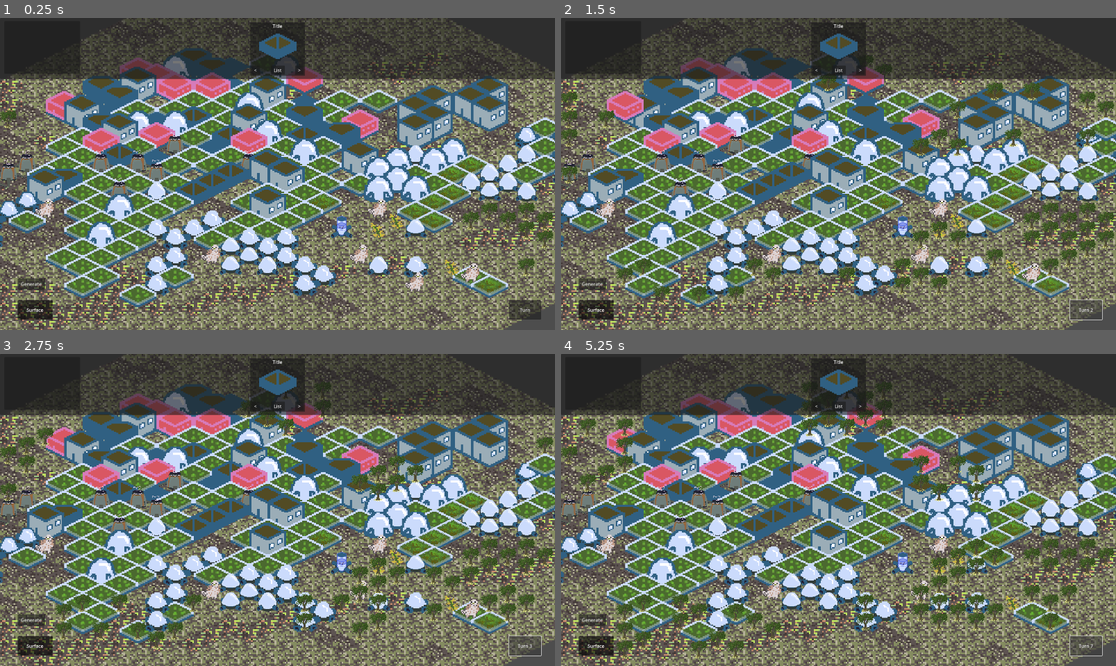
Above: before the commit, frames 1-4 (two rows, left to right).
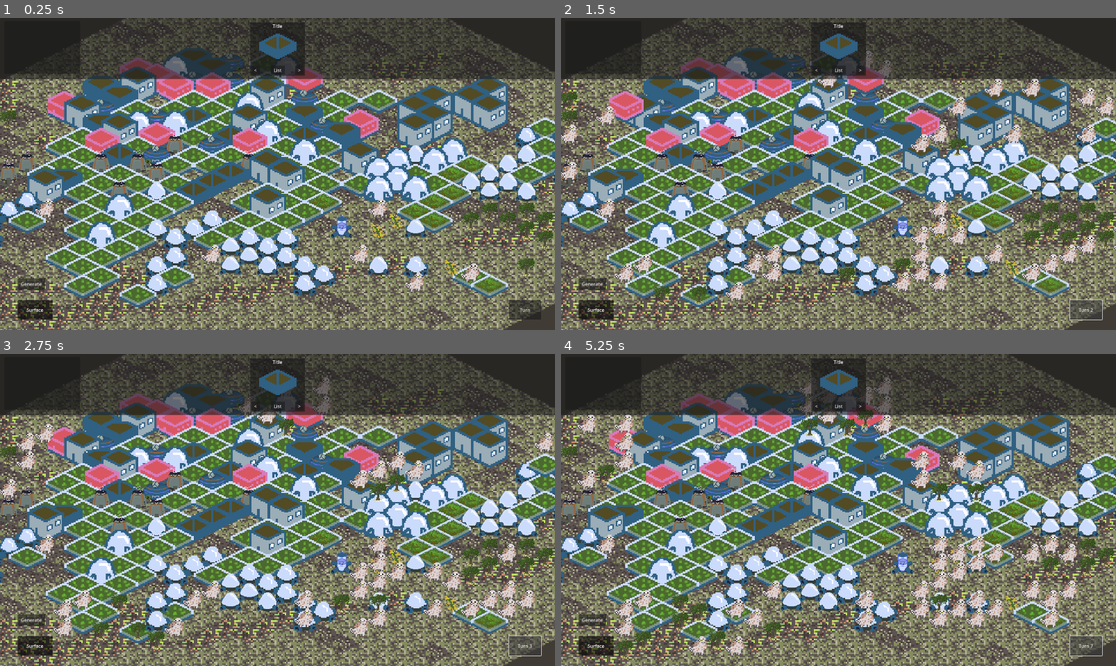
Above: after the commit, the same moments.

Repository: RoxT/outpost-clone
Game: Godot game, scene res://main.tscn
The game is run twice, just before and just after one commit, with the same random seed, the same clock (stepped at 60 frames per second) and the same inputs.
Inputs:
- Up to frame 1 (0.25 s): no input
- Up to frame 2 (1.5 s): click "Turn" at 0.5 s; click "Turn 1" at 1.25 s
- Up to frame 3 (2.75 s): click "Turn 2" at 2 s
- Up to frame 4 (5.25 s): click "Turn 3" at 2.75 s; click "Turn 4" at 3.5 s; click "Turn 5" at 4.25 s; click "Turn 6" at 5 s

The runs differ from the first frame. In frame 1, 0.7% of the frame differs, in the area x 8-62%, y 11-48%; in frame 2, 4.7%; in frame 3, 5.4%; in frame 4, 6.9%, in the area x 3-93%, y 7-98%.

Commit message:
command, dozer, terrain pngs

Diff:
--- a/isometriccity/main.tscn
+++ b/isometriccity/main.tscn
@@ -191,8 +191,6 @@
 "
 
 [node name="ChooseBuilding" type="Panel" parent="UI"]
-visible = false
-self_modulate = Color(1, 1, 1, 0.807843)
 anchors_preset = 15
 anchor_right = 1.0
 anchor_bottom = 1.0
--- a/isometriccity/project.godot
+++ b/isometriccity/project.godot
@@ -91,3 +91,4 @@
 [rendering]
 
 renderer/rendering_method="mobile"
+environment/defaults/default_clear_color=Color(0.25, 0.230167, 0.2075, 1)
--- a/isometriccity/terrain.gd
+++ b/isometriccity/terrain.gd
@@ -2,11 +2,12 @@
 
 @export var noise:NoiseTexture2D
 
-const LowLands := [Vector2i(0,1)]
-const Lands := [Vector2i(1, 1), Vector2i(1,2), Vector2i(2, 1)]
-const HighLands := [Vector2i(2,2),Vector2i(2,3),Vector2i(3,2)]
-const Waters = [Vector2i(1,4)]
-const LowWaters := [Vector2i(2,4)]
+const LowWaters := Vector2i(0,0)
+const Waters = Vector2i(1,0)
+const LowLands := Vector2i(2,0)
+const Lands := Vector2i(3, 0)
+const HighLands := Vector2i(4,0)
+const TERRAIN_ID := 0
 
 const WaterLife := Vector2i(3, 0)
 const PlantLife := Vector2i(0,2)
@@ -43,14 +44,16 @@
 			if neighbours == 3:
 				# Do as custom data instead?
 				var terrain = get_cell_atlas_coords(cell)
-				if terrain in Lands or terrain in LowLands:
-					new_atlas[cell] = TreeLife
-				elif terrain in Waters or terrain in LowWaters:
-					new_atlas[cell] = WaterLife
-				elif terrain in HighLands:
-					new_atlas[cell] = PlantLife
-				else:
-					print("unknown terrain atlas %s" % terrain)
+				match terrain.x:
+					Lands.x, LowLands.x:
+						new_atlas[cell] = TreeLife
+					Waters.x, LowWaters.x:
+						new_atlas[cell] = WaterLife
+					HighLands.x:
+						new_atlas[cell] = PlantLife
+					_:
+						print("unknown terrain atlas %s" % terrain)
+
 	for cell in new_atlas:
 		life.set_cell(cell, 1, new_atlas[cell])
 
@@ -58,6 +61,7 @@
 
 func generate_planet():
 	noise.noise.seed = randi() % 10
+	$Life.clear()
 	var maxx := 0.0
 	var minn = 0.0
 	for x in noise.width:
@@ -67,26 +71,29 @@
 			minn = min(value, minn)
 			var coord = Vector2i(x, y)
 
+			var terrain
 			if value < -0.2:
-				set_cell(Vector2i(x, y), 2, LowWaters.pick_random())
+				terrain = LowWaters
 				if randf() < 0.1:
 					$Life.set_cell(coord, 1, WaterLife)
 			elif value < 0:
-				set_cell(coord, 2, Waters.pick_random())
+				terrain = Waters
 				if randf() < 0.25:
 					$Life.set_cell(coord, 1, WaterLife)
 			elif value < 0.15:
-				set_cell(coord, 2, LowLands.pick_random())
+				terrain = LowLands
 				if randf() < 0.1:
 					$Life.set_cell(coord, 1, TreeLife)
 			elif value < 0.3:
-				set_cell(coord, 2, Lands.pick_random())
+				terrain = Lands
 				if randf() < 0.05:
 					$Life.set_cell(coord, 1, TreeLife)
 			else:
-				set_cell(coord, 2, HighLands.pick_random())
+				terrain = HighLands
 				if randf() < 0.1:
 					$Life.set_cell(coord, 1, PlantLife)
+			terrain.y = randi_range(0, 2);
+			set_cell(Vector2i(x, y), TERRAIN_ID, terrain)
 	print(noise.noise.seed)
 	print(minn)
 	print(maxx)
--- a/isometriccity/terrain_tileset.tres
+++ b/isometriccity/terrain_tileset.tres
@@ -1,6 +1,32 @@
-[gd_resource type="TileSet" load_steps=3 format=3 uid="uid://jw8cxp1davy6"]
+[gd_resource type="TileSet" load_steps=5 format=3 uid="uid://jw8cxp1davy6"]
 
 [ext_resource type="Texture2D" uid="uid://cbo7d7qnj0pp" path="res://gound.png" id="1_jgryq"]
+[ext_resource type="Texture2D" uid="uid://ck8dkb33ck72v" path="res://terrain.png" id="1_kksf0"]
+
+[sub_resource type="TileSetAtlasSource" id="TileSetAtlasSource_sqweu"]
+texture = ExtResource("1_kksf0")
+texture_region_size = Vector2i(128, 64)
+0:0/0 = 0
+0:0/0/custom_data_1 = true
+1:0/0 = 0
+1:0/0/custom_data_1 = true
+2:0/0 = 0
+3:0/0 = 0
+4:0/0 = 0
+0:1/0 = 0
+0:1/0/custom_data_1 = true
+1:1/0 = 0
+1:1/0/custom_data_1 = true
+2:1/0 = 0
+3:1/0 = 0
+4:1/0 = 0
+0:2/0 = 0
+0:2/0/custom_data_1 = true
+1:2/0 = 0
+1:2/0/custom_data_1 = true
+2:2/0 = 0
+3:2/0 = 0
+4:2/0 = 0
 
 [sub_resource type="TileSetAtlasSource" id="TileSetAtlasSource_6dxvd"]
 texture = ExtResource("1_jgryq")
@@ -29,3 +55,4 @@
 custom_data_layer_1/name = "water"
 custom_data_layer_1/type = 1
 sources/2 = SubResource("TileSetAtlasSource_6dxvd")
+sources/0 = SubResource("TileSetAtlasSource_sqweu")
Binary file changed: isometriccity/buildings.png
Binary file changed: isometriccity/guides.png
Binary file added: isometriccity/robots.png
Not shown, added: isometriccity/robots.png.import
Binary file added: isometriccity/terrain.png
Not shown, added: isometriccity/terrain.png.import
